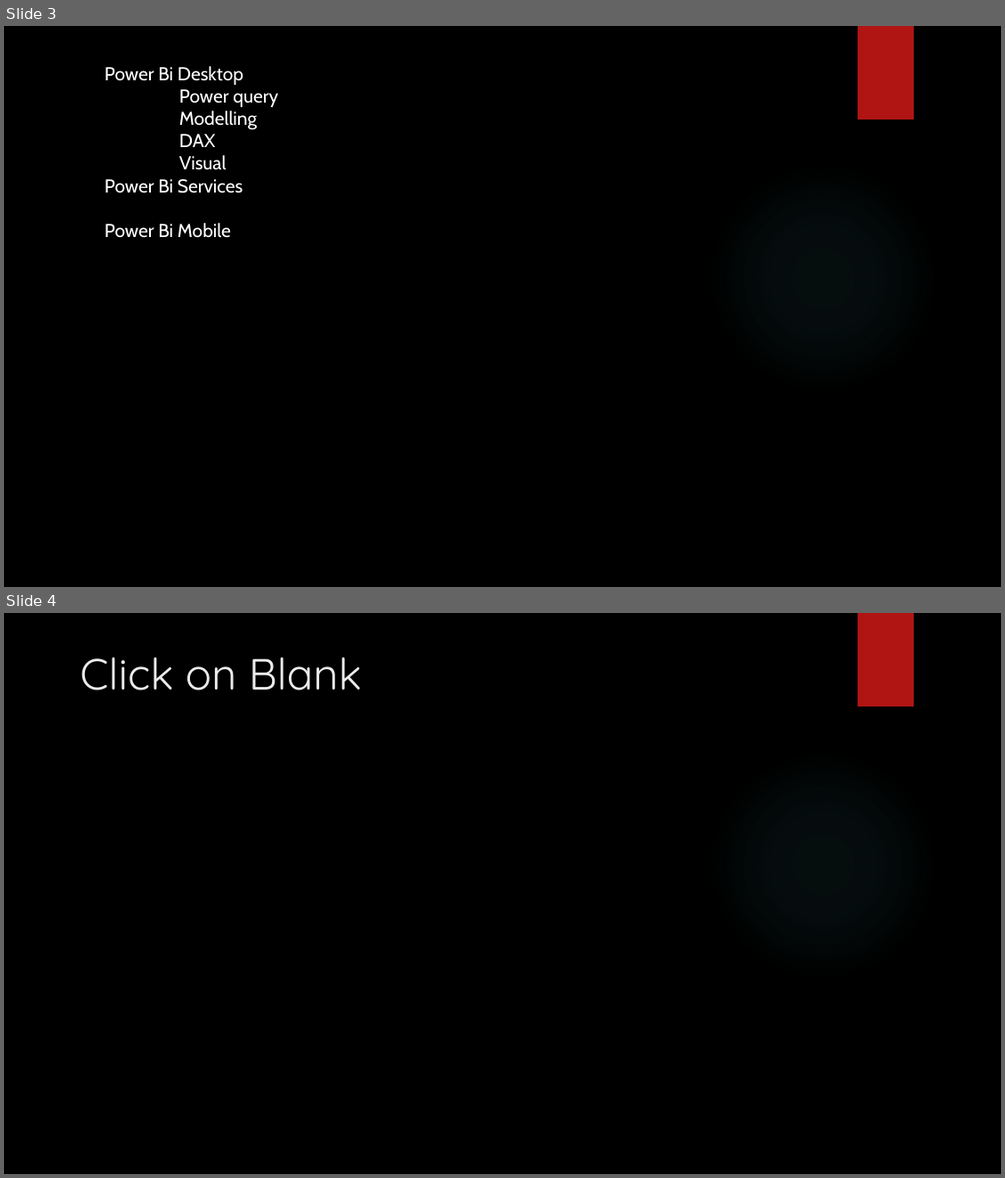
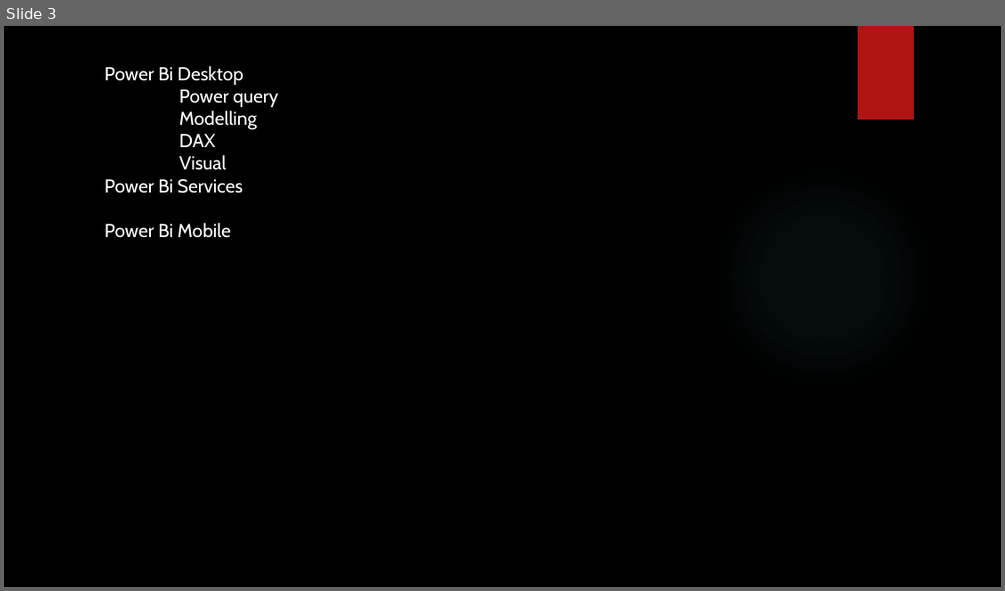
Before and after one commit to SHIVRAJSHINDE/Ethans, a slide deck: 19/3 Power Bi/Power Bi.pptx. Shown one above the other, each under a label of ours: slides 3 and 4 before the commit, slide 3 after it. The pictures are 1005x1178 and 1005x591 pixels, drawn with LibreOffice and Linux fonts; fonts in the diff are those of the drawing; background and template pictures are left out. Boxes give left, top, right and bottom in pixels: in the first picture for what was removed or moved away, otherwise in the second. Text is boxed around its words. In the diff, an @@ line names an element or a change of style, - is before the commit and + after.

```diff
--- a/19/3 Power Bi/Power Bi.pptx
+++ b/19/3 Power Bi/Power Bi.pptx
@@ slide 4 removed at bbox=[4, 613, 1001, 1174], background picture (left out); not listed: 2 template elements that a slide beside it also shows @@
@@ title removed at bbox=[80, 657, 362, 690] @@
-Click on Blank
```
Also in this commit, not shown: 1 slide added, 1 other slide removed, 22 other files.
